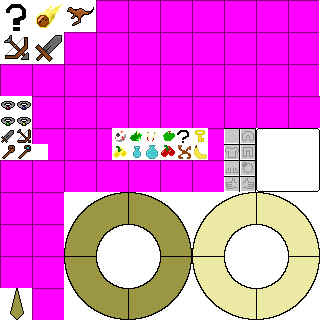
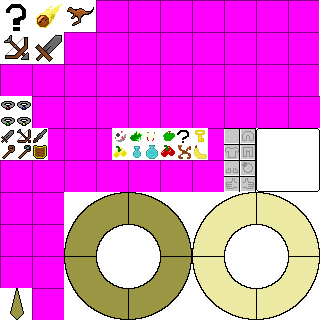
The second 320 x 320 image is a revision of the first. Changes to its layers:
painted on "Layer" over bbox(33, 129, 47, 159)
painted on "Layer #1" over bbox(32, 128, 48, 144)
